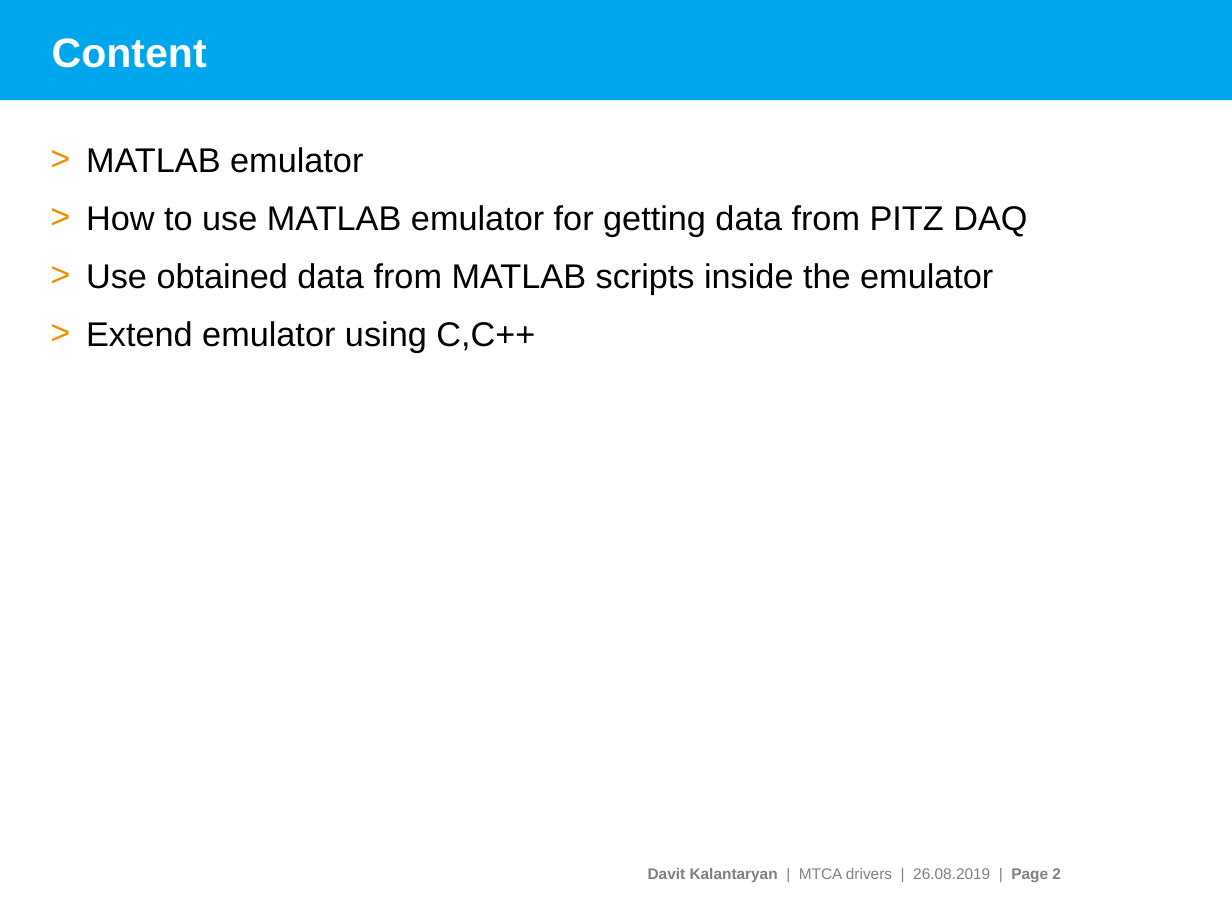
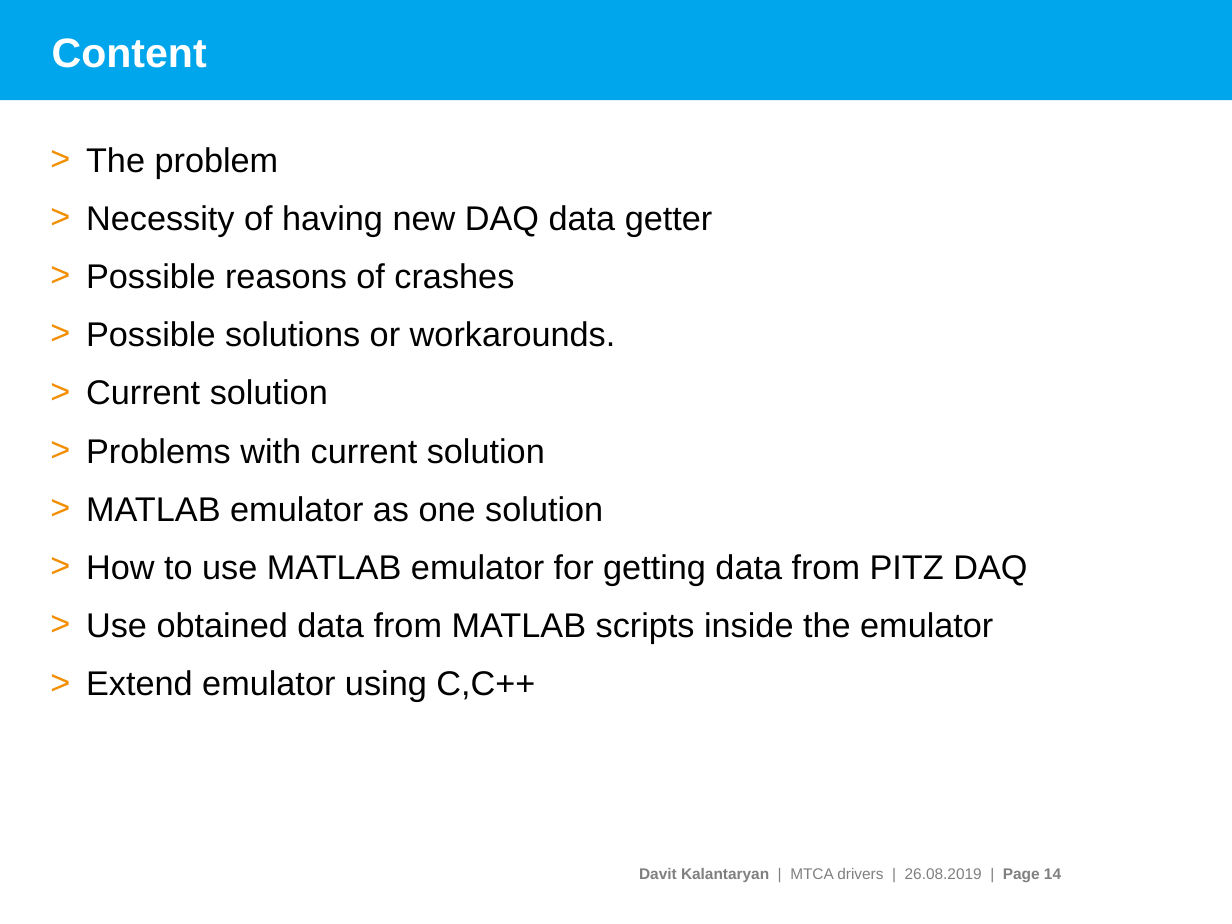
Before and after one commit to davitkalantaryan/matlabemulator, a slide deck: slide 14 of docs/doc/pitz_daq_data_geter.pptx (slide 2 before the commit). Drawn at 1232x924 pixels with LibreOffice and Linux fonts; fonts in the diff are those of the drawing; background and template pictures are left out. Boxes give left, top, right and bottom in pixels: in the first picture for what was removed or moved away, otherwise in the second. Text is boxed around its words. In the diff, an @@ line names an element or a change of style, - is before the commit and + after.

Commit message:
Finalizing documentation
[why]
For discussing the problem in the seminar

[how]
In the PITZ control meeting the subject will be discussed

```diff
--- a/docs/doc/pitz_daq_data_geter.pptx
+++ b/docs/doc/pitz_daq_data_geter.pptx
@@ text at [86,147,713,522]: text changed @@
-> MATLAB emulator
+> The problem
+> Necessity of having new DAQ data getter
+> Possible reasons of crashes
+> Possible solutions or workarounds.
+> Current solution
+> Problems with current solution
+> MATLAB emulator as one solution
@@ text at [639,868,1061,882]: text changed @@
-Davit Kalantaryan | MTCA drivers | 26.08.2019 | Page 2
+Davit Kalantaryan | MTCA drivers | 26.08.2019 | Page 14
```
Also in this commit, not shown: 10 slides added, 2 other files.
